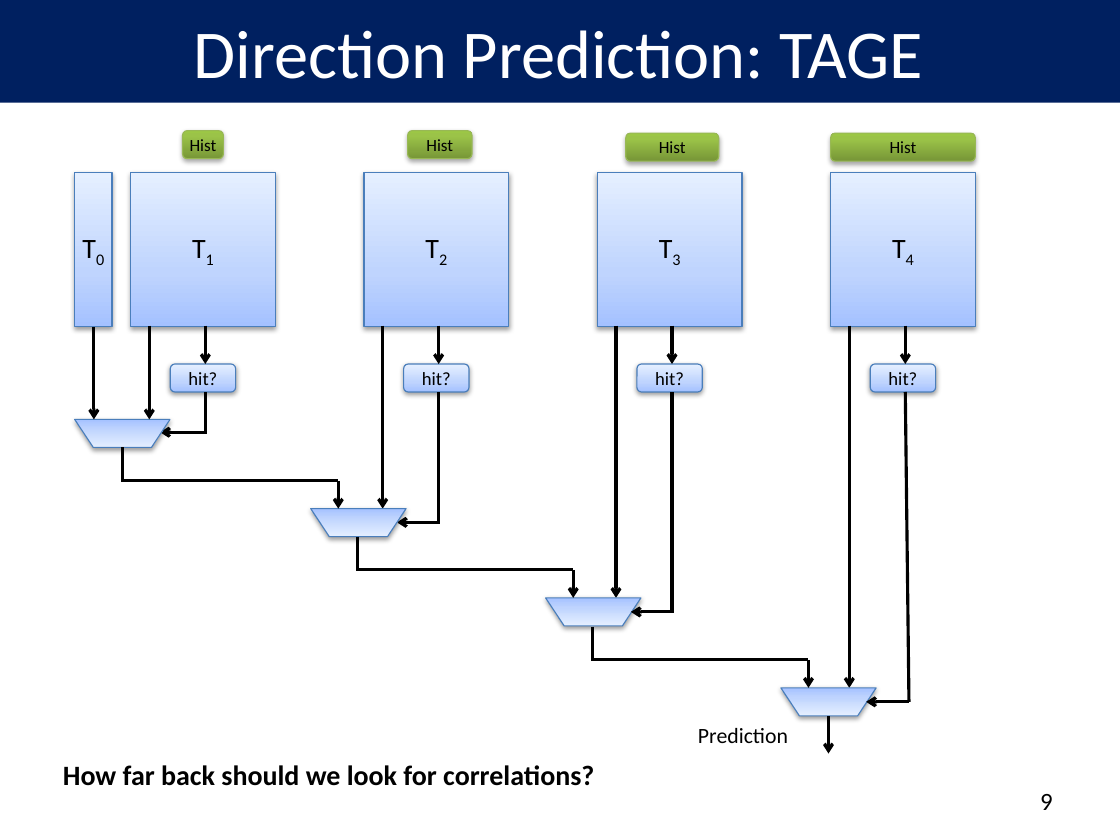
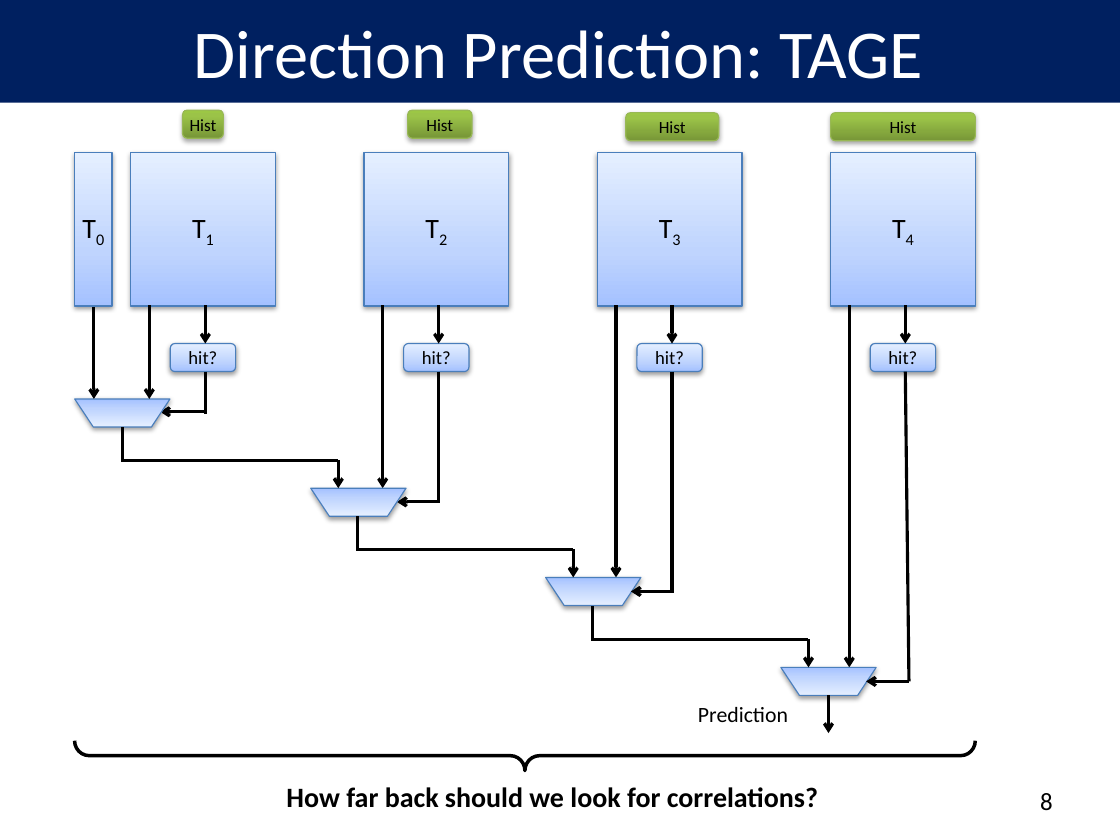
Before and after one commit to peterwudi/di-thesis, a slide deck: slide 9 of presentation/defense.pptx (slide 10 before the commit). Drawn at 1120x840 pixels with LibreOffice and Linux fonts; fonts in the diff are those of the drawing. Boxes give left, top, right and bottom in pixels: in the first picture for what was removed or moved away, otherwise in the second. Text is boxed around its words. In the diff, an @@ line names an element or a change of style, - is before the commit and + after.

```diff
--- a/presentation/defense.pptx
+++ b/presentation/defense.pptx
@@ 17 arrows, 10 lines, 8 rounded rectangles, 5 rectangles, 4 trapezoids, 1 text: place and size @@
-17 arrows, 10 lines, 8 rounded rectangles, 5 rectangles, 4 trapezoids, 1 text at bbox=[75, 131, 976, 754]
+17 arrows, 10 lines, 8 rounded rectangles, 5 rectangles, 4 trapezoids, 1 text at bbox=[75, 110, 976, 734]
@@ left brace added at bbox=[74, 741, 975, 771], outline #000000 2.25 pt @@
@@ text "How far back should we ...": place and size @@
-text "How far back should we ..." at bbox=[63, 765, 594, 786]
+text "How far back should we ..." at bbox=[286, 787, 818, 808]
@@ page number at bbox=[1040, 793, 1053, 811]: text changed @@
-9
+8
```
Also in this commit, not shown: 17 other slides changed, 1 slide removed.
